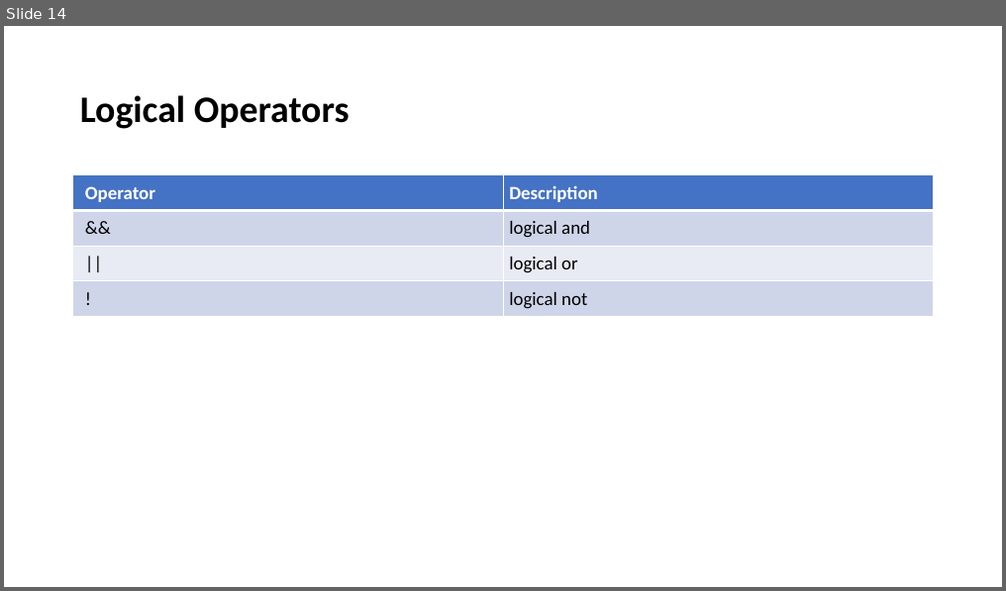
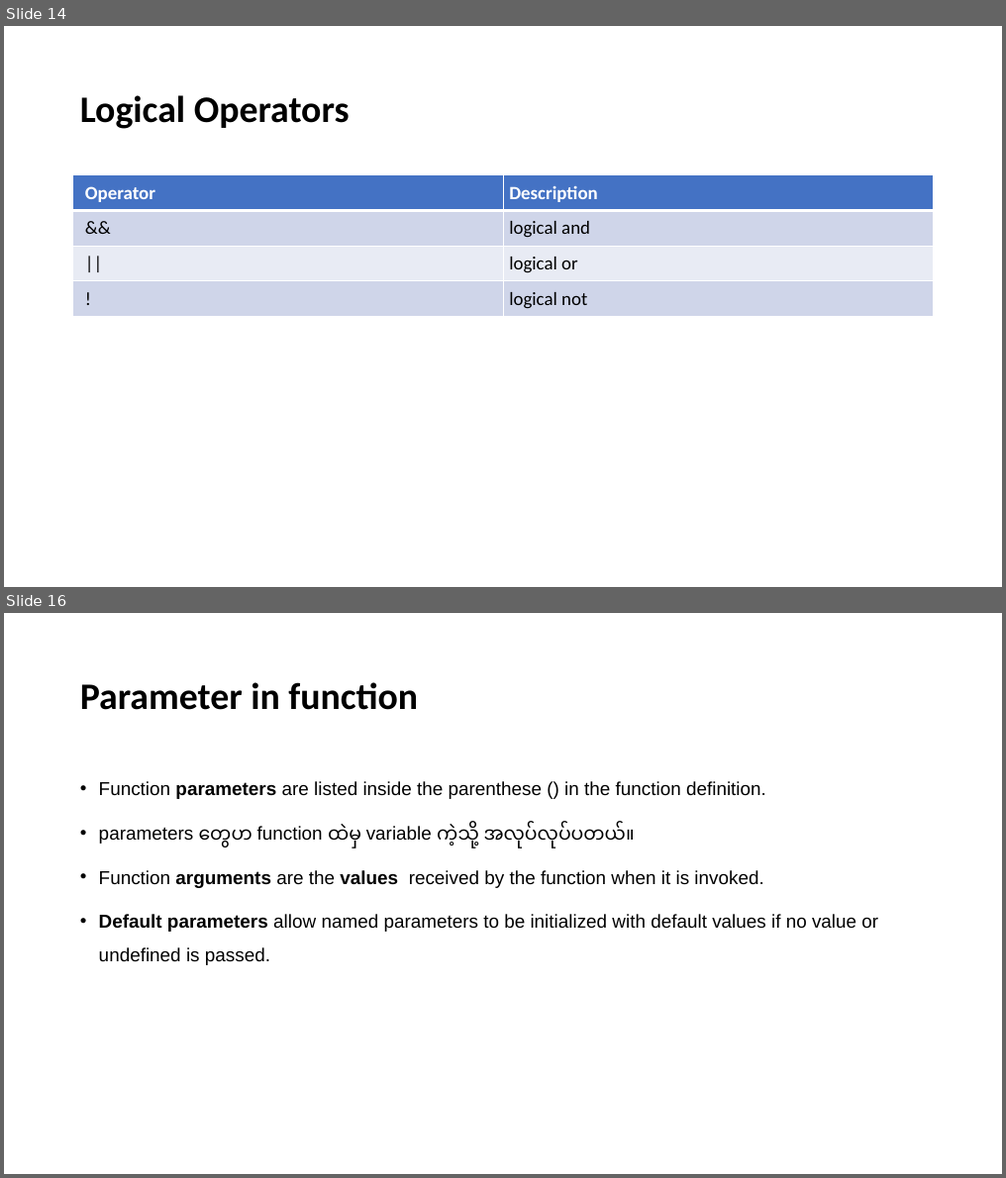
Before and after one commit to yellhtetaung/mmsitbwd4, a slide deck: JavaScript.pptx. Shown one above the other, each under a label of ours: slide 14 before the commit, slides 14 and 16 after it; the slides between them are not shown. The pictures are 1006x591 and 1006x1178 pixels, drawn with LibreOffice and Linux fonts; fonts in the diff are those of the drawing. Boxes give left, top, right and bottom in pixels: in the first picture for what was removed or moved away, otherwise in the second. Text is boxed around its words. In the diff, an @@ line names an element or a change of style, - is before the commit and + after.

```diff
--- a/JavaScript.pptx
+++ b/JavaScript.pptx
@@ slide 16 added at box(4, 613, 1002, 1174), background #FFFFFF @@
@@ title added at box(80, 682, 418, 710), 36 pt, text #000000, bold @@
+Parameter in function
@@ text added at box(99, 781, 878, 965), 18 pt, text #000000 @@
+• Function parameters are listed inside the parenthese () in the function definition.
+• parameters တွေဟာ function ထဲမှာ variable ကဲ့သို့ အလုပ်လုပ်ပါတယ်။
+• Function arguments are the values received by the function when it is invoked.
+• Default parameters allow named parameters to be initialized with default values if no value or undefined is passed.
```
Also in this commit, not shown: 10 other slides added, 7 other files.
